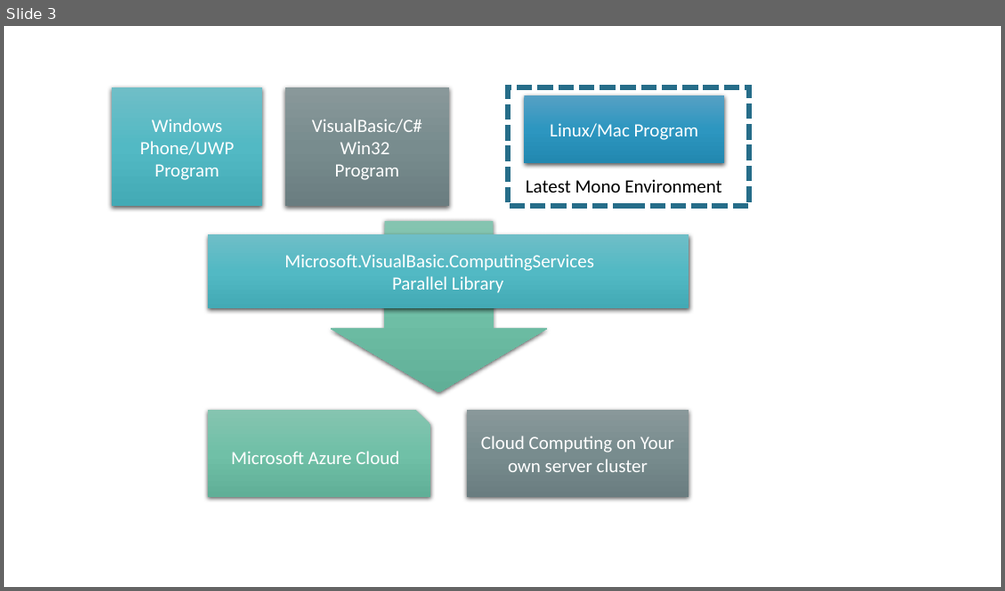
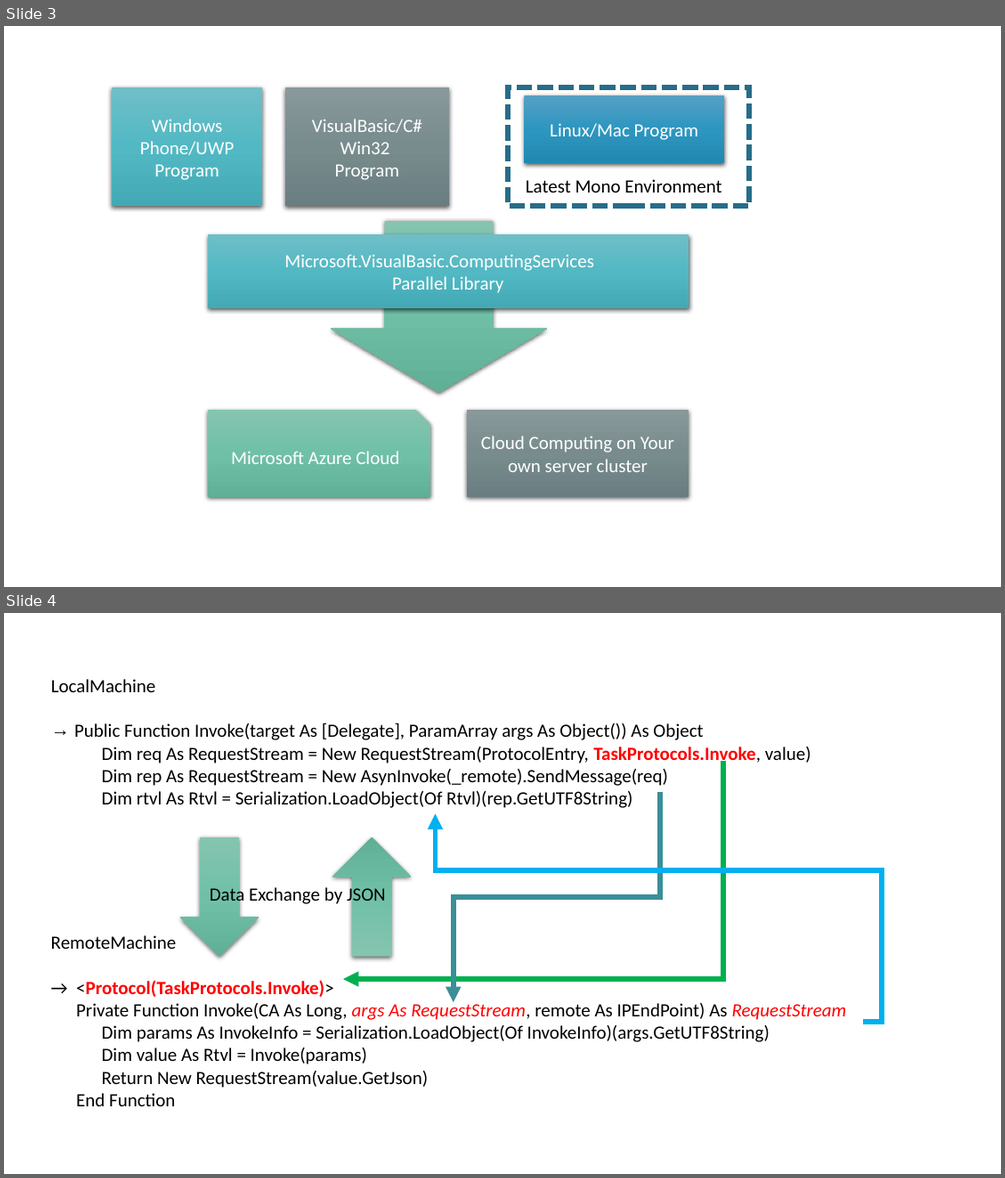
Before and after one commit to xieguigang/Darwinism, a slide deck: Parallel.pptx. Shown one above the other, each under a label of ours: slide 3 before the commit, slides 3 and 4 after it. The pictures are 1005x591 and 1005x1178 pixels, drawn with LibreOffice and Linux fonts; fonts in the diff are those of the drawing. Boxes give left, top, right and bottom in pixels: in the first picture for what was removed or moved away, otherwise in the second. Text is boxed around its words. In the diff, an @@ line names an element or a change of style, - is before the commit and + after.

```diff
--- a/Parallel.pptx
+++ b/Parallel.pptx
@@ slide 4 added at box(4, 613, 1001, 1174), background #FFFFFF @@
@@ group added at box(51, 679, 882, 1106): 3 texts, 3 elbow arrows, 2 down arrows @@
+LocalMachine
+→ Public Function Invoke(target As [Delegate], ParamArray args As Object()) As Object
+Dim req As RequestStream = New RequestStream(ProtocolEntry, TaskProtocols.Invoke, value)
+Dim rep As RequestStream = New AsynInvoke(_remote).SendMessage(req)
+Dim rtvl As Rtvl = Serialization.LoadObject(Of Rtvl)(rep.GetUTF8String)
+RemoteMachine
+→ <Protocol(TaskProtocols.Invoke)>
+Private Function Invoke(CA As Long, args As RequestStream, remote As IPEndPoint) As RequestStream
+Dim params As InvokeInfo = Serialization.LoadObject(Of InvokeInfo)(args.GetUTF8String)
+Dim value As Rtvl = Invoke(params)
+Return New RequestStream(value.GetJson)
+End Function
+Data Exchange by JSON
```
Also in this commit, not shown: 1 other slide added, 5 other files.
